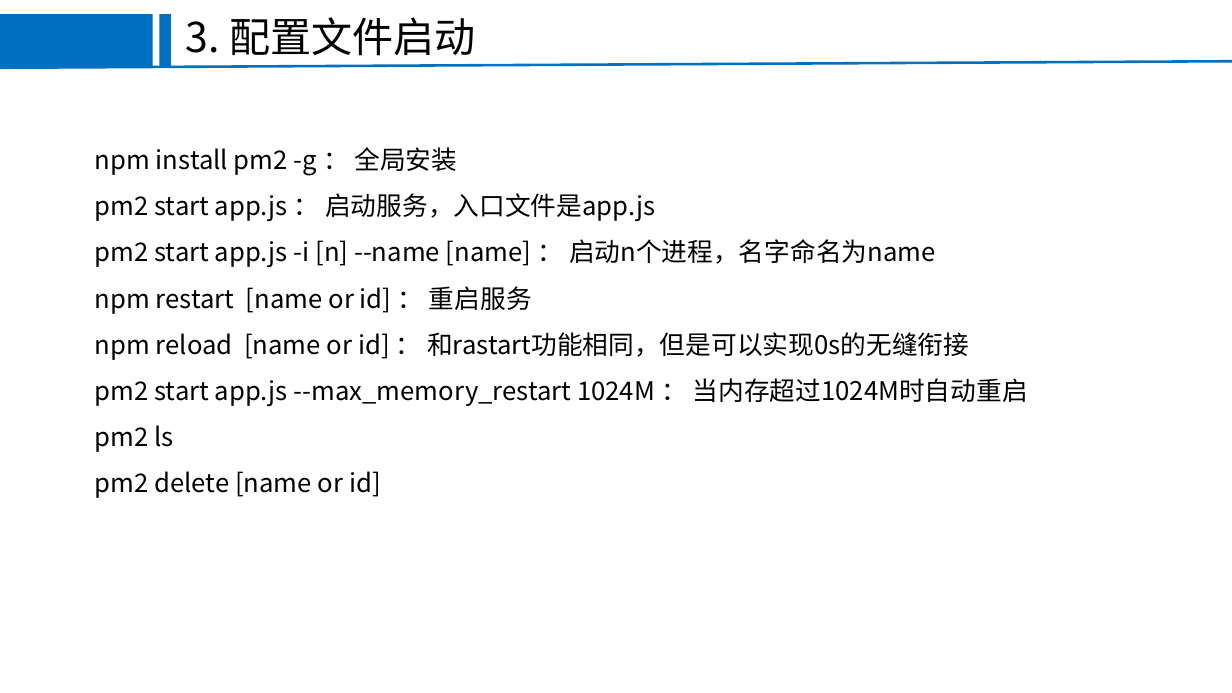
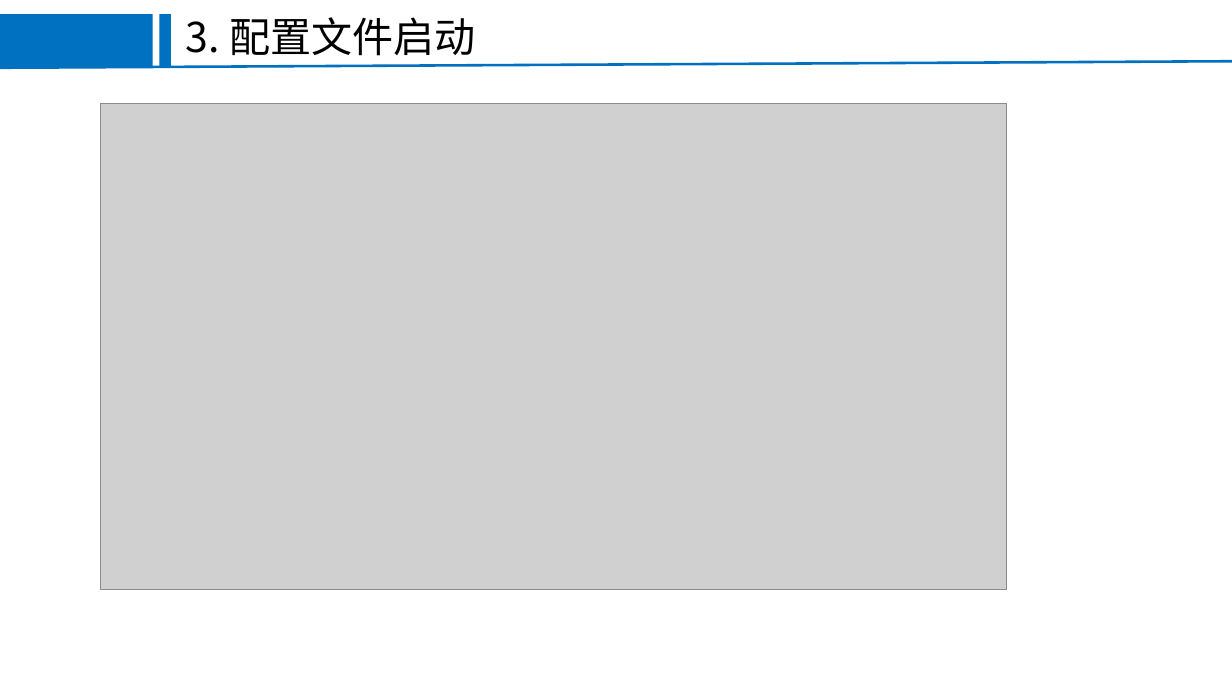
Before and after one commit to FEjohnny/demos, a slide deck: slide 4 of pm2/pm2.pptx. Drawn at 1232x693 pixels with LibreOffice and Linux fonts; fonts in the diff are those of the drawing; grey boxes stand for pictures; background and template pictures are left out. Boxes give left, top, right and bottom in pixels: in the first picture for what was removed or moved away, otherwise in the second. Text is boxed around its words. In the diff, an @@ line names an element or a change of style, - is before the commit and + after.

```diff
--- a/pm2/pm2.pptx
+++ b/pm2/pm2.pptx
@@ picture added at (101,104,1007,590) @@
@@ text removed at (95,147,1028,498) @@
-npm install pm2 -g ： 全局安装
-pm2 start app.js ： 启动服务，入口文件是app.js
-pm2 start app.js -i [n] --name [name] ： 启动n个进程，名字命名为name
-npm restart [name or id] ： 重启服务
-npm reload [name or id] ： 和rastart功能相同，但是可以实现0s的无缝衔接
-pm2 start app.js --max_memory_restart 1024M ： 当内存超过1024M时自动重启
-pm2 ls
-pm2 delete [name or id]
```
Also in this commit, not shown: 2 other slides changed, 5 slides added, 2 slides removed, 3 other files.
